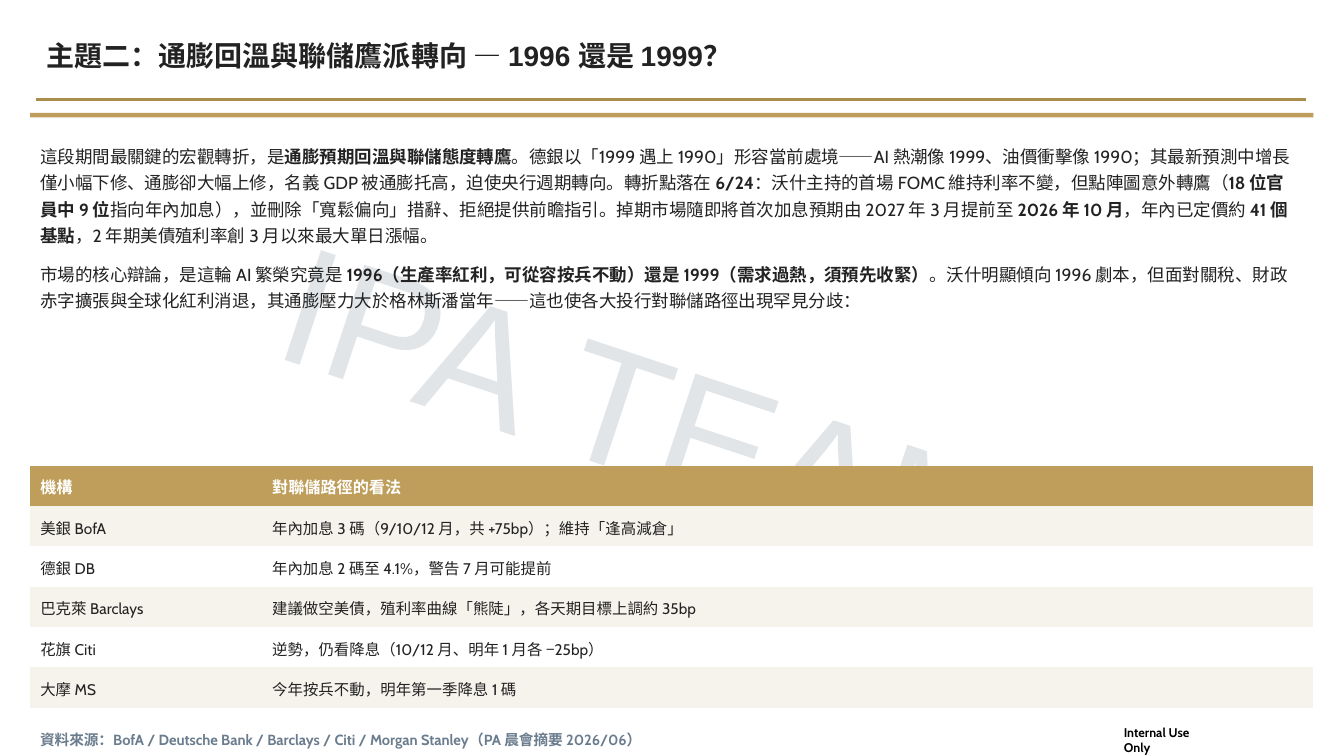
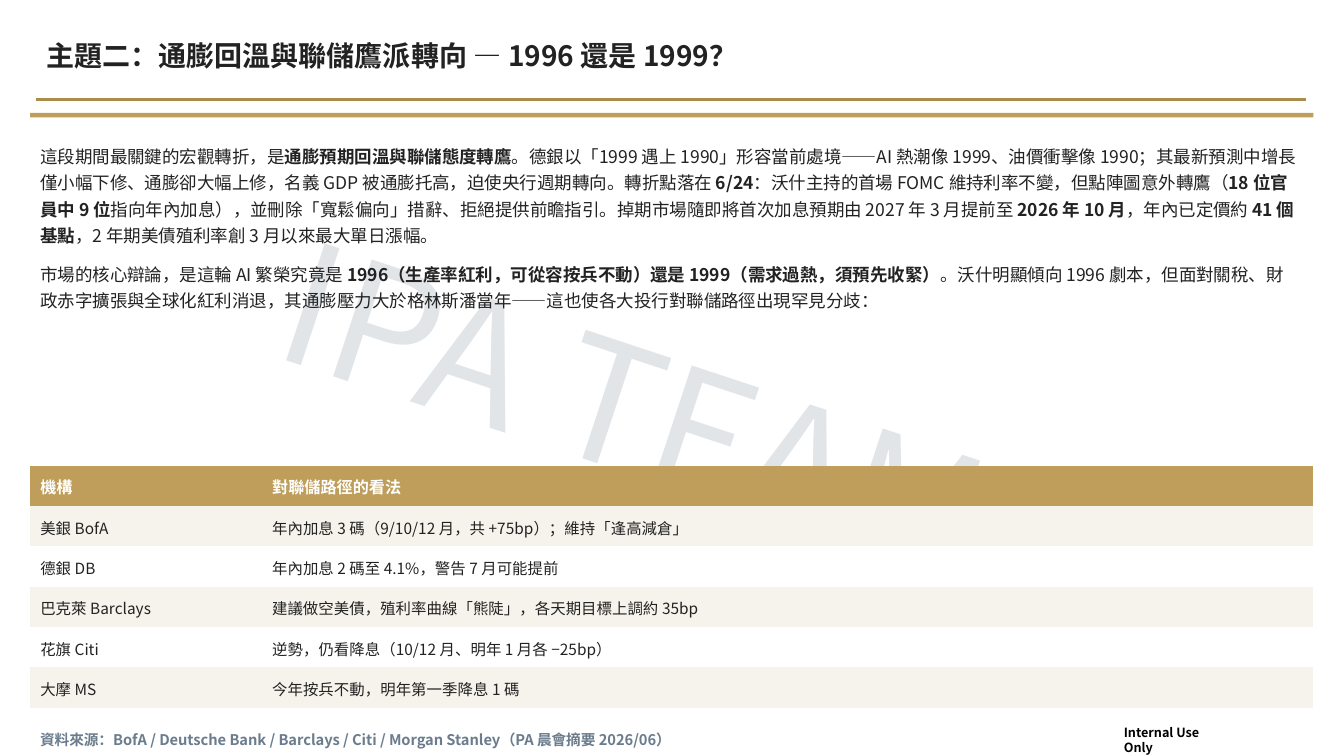
Before and after one commit to gutinganthony/KIWI, a slide deck: slide 4 of PA team/summaries/PA_Team_市場月報_2026-06-02_to_2026-06-25.pptx. Drawn at 1344x756 pixels with LibreOffice and Linux fonts; fonts in the diff are those of the drawing; background and template pictures are left out. Boxes give left, top, right and bottom in pixels: in the first picture for what was removed or moved away, otherwise in the second. Text is boxed around its words. In the diff, an @@ line names an element or a change of style, - is before the commit and + after.

```diff
--- a/PA team/summaries/PA_Team_市場月報_2026-06-02_to_2026-06-25.pptx
+++ b/PA team/summaries/PA_Team_市場月報_2026-06-02_to_2026-06-25.pptx
@@ title "主題二：通膨回溫與聯儲鷹派轉向 — 1996 還是 1999？" at <box>46,42,737,69</box>: font Arial to Noto Sans CJK SC @@
@@ text "IPA TEAM" at <box>271,189,507,309</box>: font Arial to Noto Sans CJK SC @@
@@ table at <box>30,466,1314,708</box> @@
@@ font Cabin to Noto Sans CJK SC @@
@@ font Cabin to Noto Sans CJK SC in 3 elements at <box>40,148,1296,309</box>, <box>40,730,671,749</box>, <box>1124,727,1199,755</box> @@
```
Also in this commit, not shown: 7 other slides changed, 1 other file.
